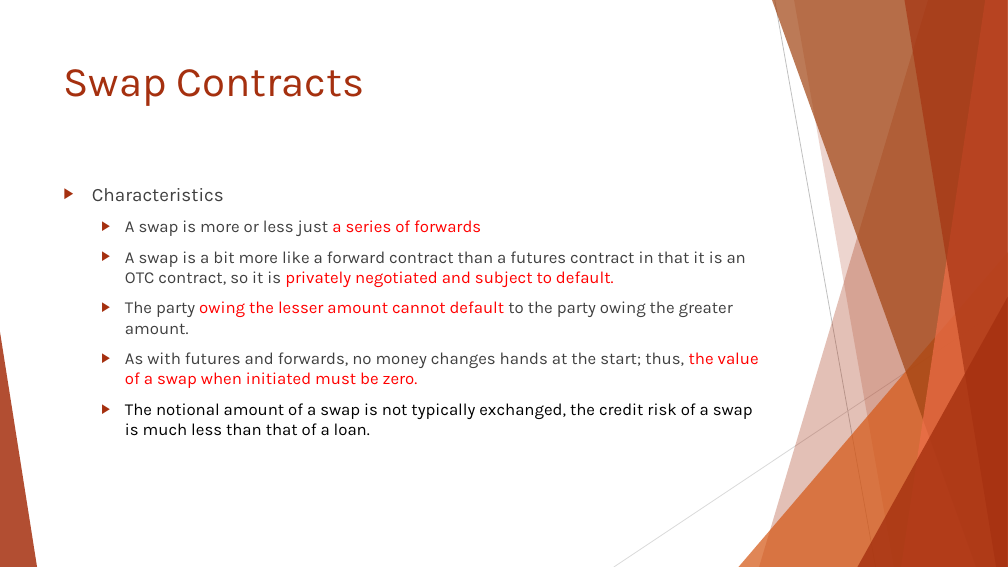
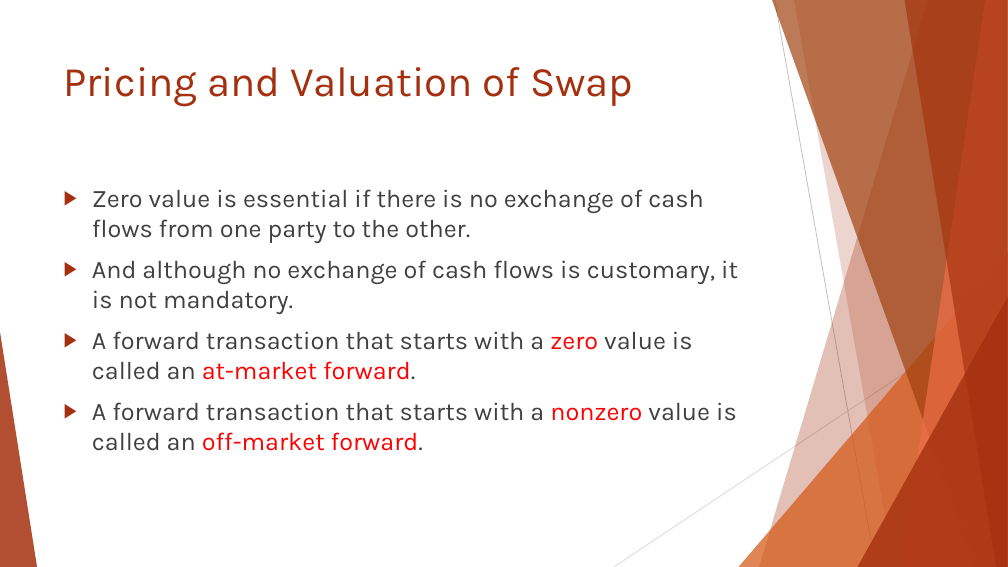
Before and after one commit to Isco0530/data, a slide deck: slide 31 of Reading 46.pptx. Drawn at 1008x567 pixels with LibreOffice and Linux fonts; fonts in the diff are those of the drawing. Boxes give left, top, right and bottom in pixels: in the first picture for what was removed or moved away, otherwise in the second. Text is boxed around its words. In the diff, an @@ line names an element or a change of style, - is before the commit and + after.

```diff
--- a/Reading 46.pptx
+++ b/Reading 46.pptx
@@ title at (64, 67, 633, 107): text changed @@
-Swap Contracts
+Pricing and Valuation of Swap
@@ text at (92, 189, 738, 451): text changed; size 16 to 24 pt @@
-▶ Characteristics
-  ▶ A swap is more or less just a series of forwards
-  ▶ A swap is a bit more like a forward contract than a futures contract in that it is an OTC contract, so it is privately negotiated and subject to default.
-  ▶ The party owing the lesser amount cannot default to the party owing the greater amount.
-  ▶ As with futures and forwards, no money changes hands at the start; thus, the value of a swap when initiated must be zero.
-  ▶ The notional amount of a swap is not typically exchanged, the credit risk of a swap is much less than that of a loan.
+▶ Zero value is essential if there is no exchange of cash flows from one party to the other.
+▶ And although no exchange of cash flows is customary, it is not mandatory.
+▶ A forward transaction that starts with a zero value is called an at-market forward.
+▶ A forward transaction that starts with a nonzero value is called an off-market forward.
```
Also in this commit, not shown: 2 other slides changed, 1 slide added, 3 slides removed.
